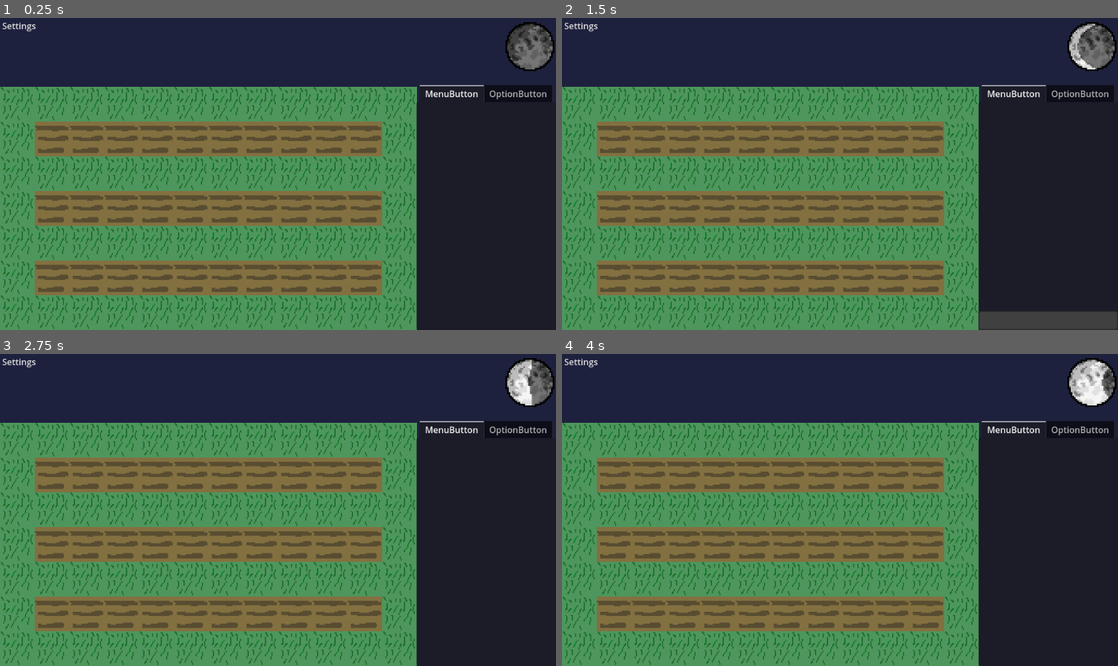
Above: before the commit, frames 1-4 (two rows, left to right).
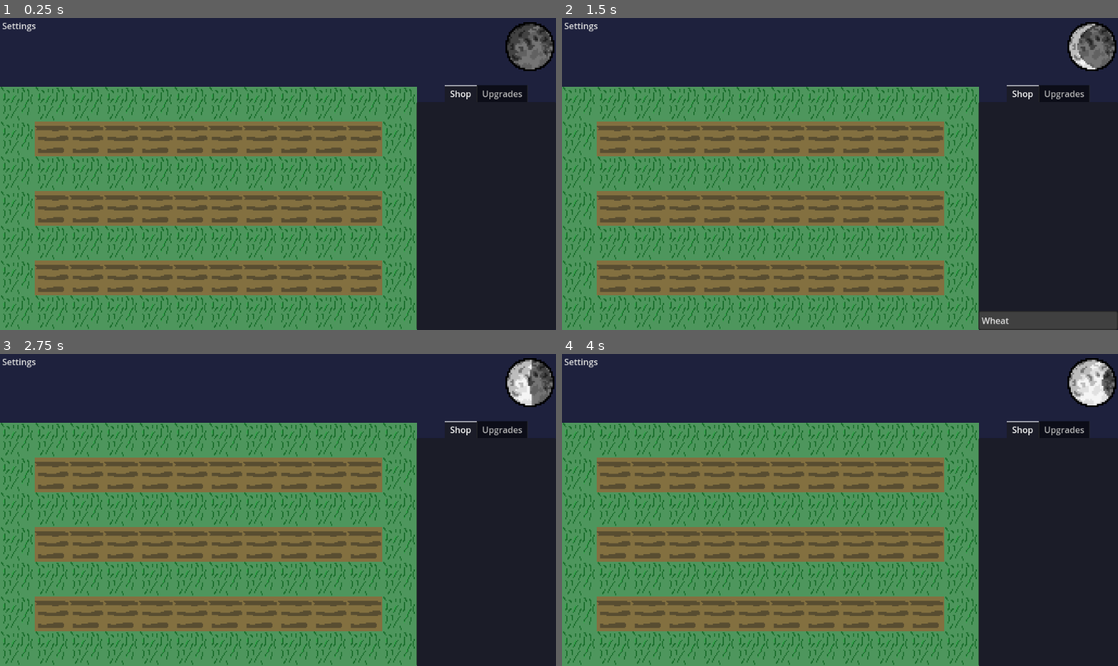
Above: after the commit, the same moments.

Repository: TalesOfXanthar/Wheather
Game: Godot game, scene res://scenes/main.tscn
Two runs of this game, one before a commit and one after it. Both use one fixed random seed, a clock stepped at 60 frames per second and the inputs below.
Inputs (mouse positions are in pixels of both pictures, inside the frame that each line leads up to):
- Up to frame 1 (0.25 s): no input
- Up to frame 2 (1.5 s): click "Settings" at 0.5 s; click (1045, 214) at 1.27 s
- Up to frame 3 (2.75 s): click (483, 550) at 2.02 s
- Up to frame 4 (4 s): click (650, 441) at 2.77 s; click (650, 441) at 3.52 s

The runs differ from the first frame. In frame 1, 0.5% of the frame differs, in the area x 75-100%, y 21-27%; in frame 2, 0.5%, in the area x 75-100%, y 21-99%; in frame 3, 0.5%; in frame 4, 0.5%.

Commit message:
Added busted wheat button

Diff:
--- a/scenes/UI.tscn
+++ b/scenes/UI.tscn
@@ -51,13 +51,15 @@
 current_tab = 0
 all_tabs_in_front = true
 
-[node name="MenuButton" type="MenuButton" parent="TabContainer"]
+[node name="Shop" type="MenuButton" parent="TabContainer"]
 layout_mode = 2
+switch_on_hover = true
 item_count = 1
+popup/item_0/text = "Wheat"
 popup/item_0/id = 0
 metadata/_tab_index = 0
 
-[node name="OptionButton" type="OptionButton" parent="TabContainer"]
+[node name="Upgrades" type="MenuBar" parent="TabContainer"]
 visible = false
 layout_mode = 2
 metadata/_tab_index = 1
